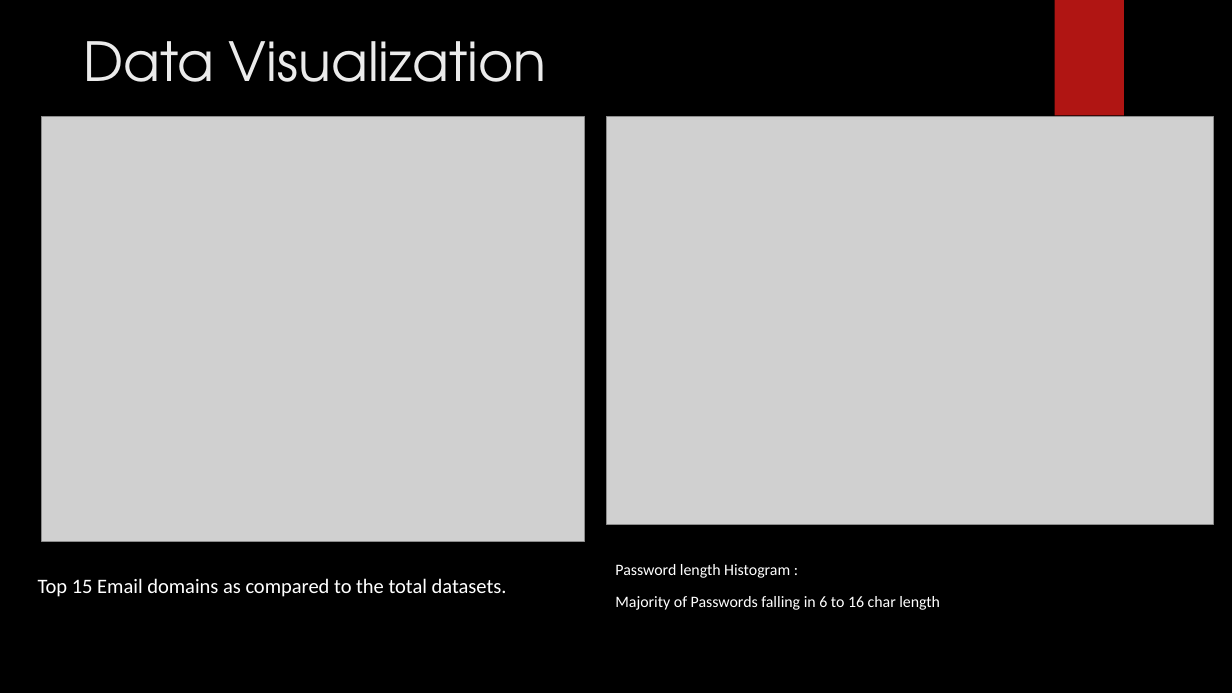
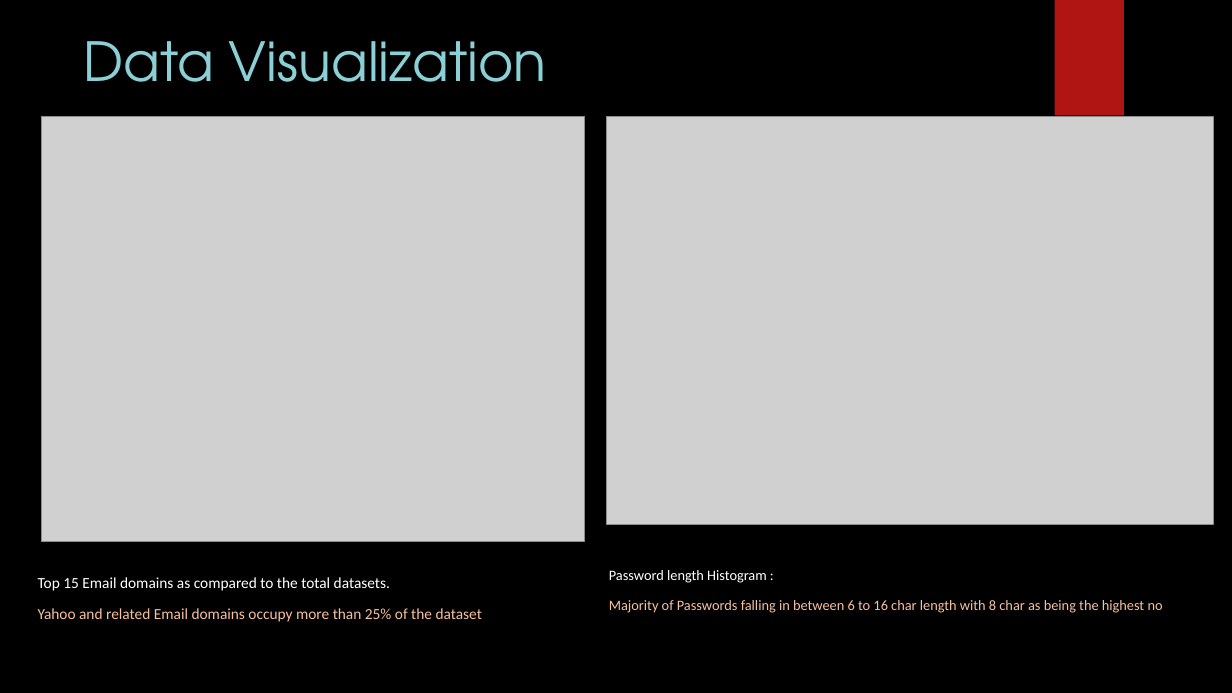
Before and after one commit to ashwin-patil/springboard-intro-to-datascience, a slide deck: slide 6 of capstone_project/Analysis of Passwords exposed in multiple Data Breaches.pptx (slide 5 before the commit). Drawn at 1232x693 pixels with LibreOffice and Linux fonts; fonts in the diff are those of the drawing; grey boxes stand for pictures; background and template pictures are left out. Boxes give left, top, right and bottom in pixels: in the first picture for what was removed or moved away, otherwise in the second. Text is boxed around its words. In the diff, an @@ line names an element or a change of style, - is before the commit and + after.

```diff
--- a/capstone_project/Analysis of Passwords exposed in multiple Data Breaches.pptx
+++ b/capstone_project/Analysis of Passwords exposed in multiple Data Breaches.pptx
@@ text "Data Visualization" at (83, 41, 547, 82): text colour #EBEBEB to #8AD0D6 @@
@@ text at (38, 577, 390, 591): size 16 to 12 pt in "Top 15 Email domains as compared to ..." @@
@@ text at (609, 570, 767, 583): size 12.4 to 11.2 pt in "Password length Histogram :" @@
@@ text at (38, 608, 482, 622): paragraph added @@
+Yahoo and related Email domains occupy more than 25% of the dataset
@@ text at (609, 600, 1163, 613): text changed; size 12.4 to 11.2 pt; text colour #FFFFFF to #F8C09F @@
-Majority of Passwords falling in 6 to 16 char length
+Majority of Passwords falling in between 6 to 16 char length with 8 char as being the highest no
```
Also in this commit, not shown: 7 other slides changed, 2 slides added, 1 other file.
